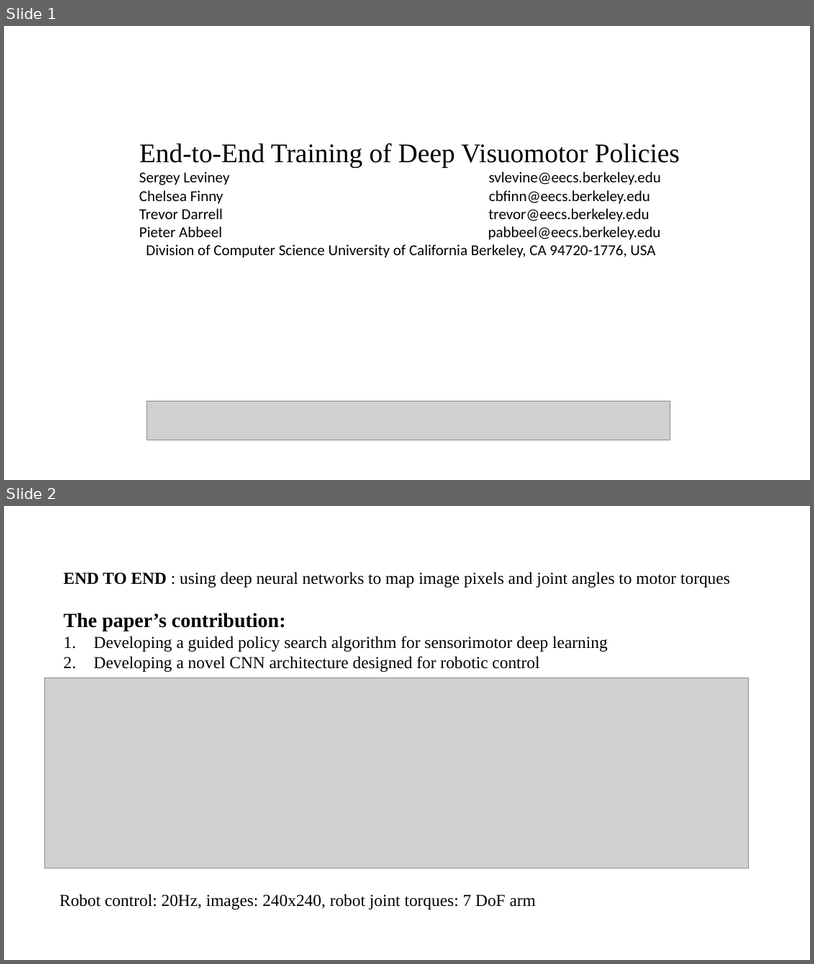
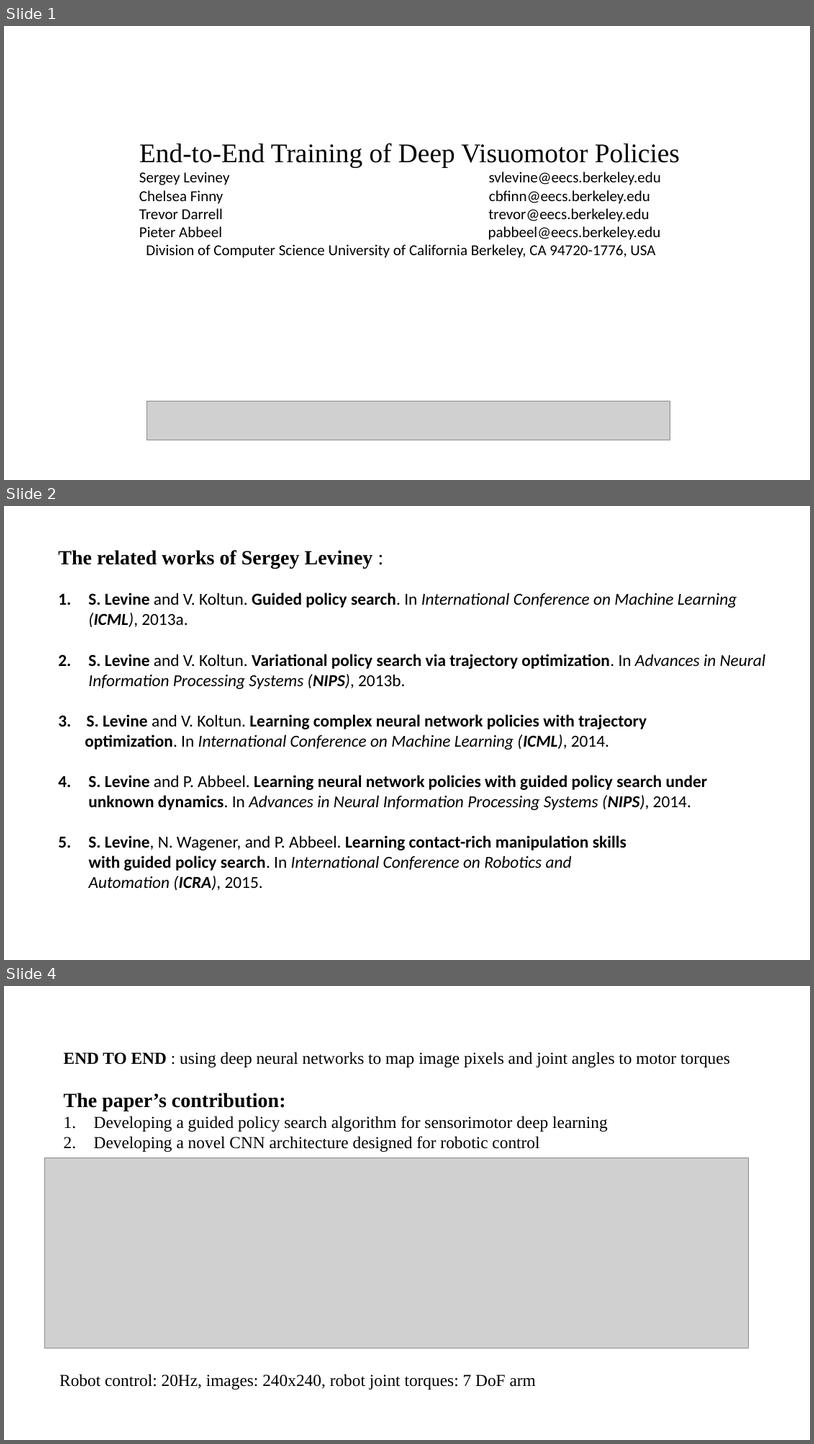
Before and after one commit to yychrzh/my-reinforcement-learning, a slide deck: PPT/End-to-End Training of Deep Visuomotor Policies.pptx. Shown one above the other, each under a label of ours: slides 1 and 2 before the commit, slides 1, 2 and 4 after it; the slides between them are not shown. The pictures are 814x964 and 814x1444 pixels, drawn with LibreOffice and Linux fonts; fonts in the diff are those of the drawing; grey boxes stand for pictures. Boxes give left, top, right and bottom in pixels: in the first picture for what was removed or moved away, otherwise in the second. Text is boxed around its words. In the diff, an @@ line names an element or a change of style, - is before the commit and + after.

Commit message:
add the related work

```diff
--- a/PPT/End-to-End Training of Deep Visuomotor Policies.pptx
+++ b/PPT/End-to-End Training of Deep Visuomotor Policies.pptx
@@ slide 2 added at [4, 506, 810, 960], background #FFFFFF @@
@@ text added at [58, 550, 766, 890], 20 pt, text #000000, bold @@
+The related works of Sergey Leviney :
+1. S. Levine and V. Koltun. Guided policy search. In International Conference on Machine Learning (ICML), 2013a.
+2. S. Levine and V. Koltun. Variational policy search via trajectory optimization. In Advances in Neural Information Processing Systems (NIPS), 2013b.
+3. S. Levine and V. Koltun. Learning complex neural network policies with trajectory
+optimization. In International Conference on Machine Learning (ICML), 2014.
+4. S. Levine and P. Abbeel. Learning neural network policies with guided policy search under unknown dynamics. In Advances in Neural Information Processing Systems (NIPS), 2014.
+5. S. Levine, N. Wagener, and P. Abbeel. Learning contact-rich manipulation skills
+with guided policy search. In International Conference on Robotics and
+Automation (ICRA), 2015.
@@ what was slide 2 is now slide 4 @@
```
Also in this commit, not shown: 1 slide changed, 1 other slide added.
